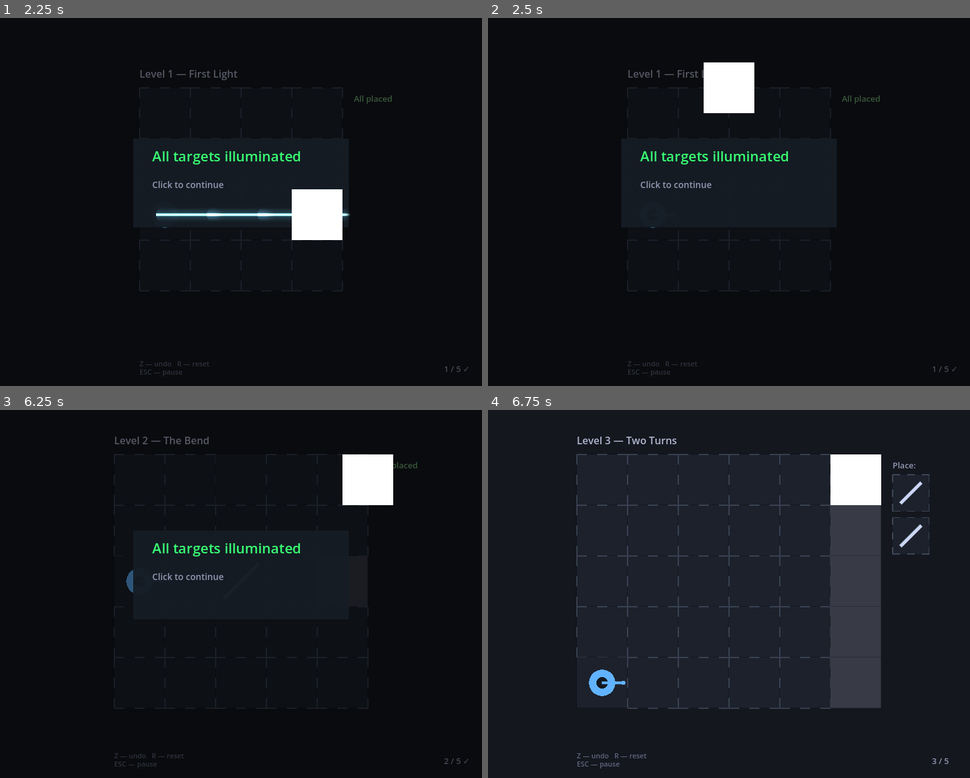
Above: before the commit, frames 1-4 (two rows, left to right).
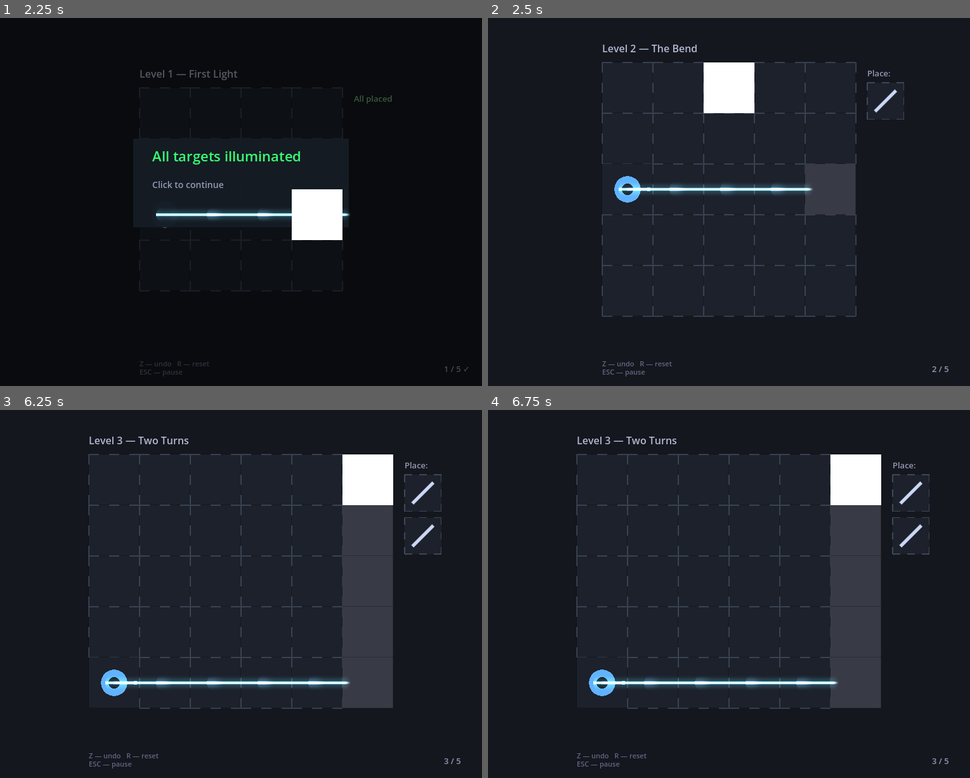
Above: after the commit, the same moments.

Repository: clusterrace/first-puzzle-game
Game: Godot game, scene res://scenes/Game.tscn
Same seed, same stepped clock (60 frames per second), same inputs: the game is played once before the commit and once after it. This scene is started directly instead of the project's main scene. Sound files missing from this copy of the repository are replaced by a short silence.
Inputs (mouse positions are in pixels of both pictures, inside the frame that each line leads up to):
- Up to frame 1 (2.25 s): tap Enter at 0.5, 2 s; move the mouse to (347, 183) at 0.52 s; hold Up 0.53-1.28 s; tap Z at 0.6, 2.1 s; click (347, 183) at 0.67 s; tap Space at 1.25 s; move the mouse to (144, 220) at 1.27 s; hold Down 1.28-2.03 s; tap R at 1.35 s; click (144, 220) at 1.42 s; move the mouse to (289, 121) at 2.02 s; hold Up from 2.03 s (still down); click (289, 121) at 2.17 s
- Up to frame 2 (2.5 s): keep holding Up
- Up to frame 3 (6.25 s): tap Space at 2.75, 4.25 s; move the mouse to (216, 667) at 2.77 s; tap R at 2.85, 4.35, 5.85 s; click (216, 667) at 2.92 s; tap Enter at 3.5 s; move the mouse to (385, 649) at 3.52 s; release Up at 3.53 s; hold Down 3.53-5.78 s; tap Z at 3.6, 5.1 s; click (385, 649) at 3.67 s; move the mouse to (96, 538) at 4.27 s; click (96, 538) at 4.42 s; move the mouse to (265, 594) at 5.02 s; click (265, 594) at 5.17 s; move the mouse to (168, 502) at 5.77 s; hold Up from 5.78 s (still down); click (168, 502) at 5.92 s
- Up to frame 4 (6.75 s): keep holding Up; move the mouse to (835, 575) at 6.52 s; tap Z at 6.6 s; click (835, 575) at 6.67 s

Frame 1 is identical in both runs. In frame 2, 16% of the frame differs, in the area x 23-98%, y 7-98%; in frame 3, 15%; in frame 4, 1.3%.
Error before the commit: Invalid call. Nonexistent function 'set_avoid_targets' in base 'Node2D (TargetRenderer.gd)'. (res://scripts/Game.gd:196)

Commit message:
KAMA-33: Add must-not-light target variant (TARGET_AVOID, E10)
- GridEnums: TARGET_AVOID = 4 enum value (level JSON tile value 4)
- GridState: get_all_targets returns both TARGET and TARGET_AVOID;
  set_target_lit / clear_all_lit handle both tile types
- RayPropagation: propagate_ray lights TARGET_AVOID on hit (ray continues);
  check_win requires regular targets lit AND all avoid targets unlit (E10)
- TargetRenderer: set_avoid_targets() creates nodes with teal-unlit/red-lit
  color scheme via existing shader color uniforms
- LevelData: doc updated (tile value 4 = TARGET_AVOID)
- levels/level_06.json: demonstration level with one avoid and one regular target
- TestRayPropagation: 6 new avoid-target test cases; MockGrid.set_tile registers
  TARGET_AVOID in lit dict

Existing levels 1-5 are fully backward-compatible (value 3 is still TARGET).

Co-Authored-By: Paperclip <noreply@paperclip.ing>

Diff:
--- /dev/null
+++ b/levels/level_06.json
@@ -0,0 +1,17 @@
+{
+  "version": 1,
+  "title": "Level 6 \u2014 Danger Zone",
+  "rows": 5,
+  "cols": 6,
+  "grid": [
+    [2, 2, 2, 2, 2, 2],
+    [2, 2, 2, 2, 2, 2],
+    [2, 2, 4, 2, 3, 2],
+    [2, 2, 2, 2, 2, 2],
+    [2, 2, 2, 2, 2, 2]
+  ],
+  "fixed_pieces": [
+    { "row": 2, "col": 0, "piece_type": 1, "direction": 1 }
+  ],
+  "player_inventory": [2, 2]
+}
--- a/scripts/RayPropagation.gd
+++ b/scripts/RayPropagation.gd
@@ -30,7 +30,8 @@
 #       Includes both fixed and player-placed observers.
 #
 #   get_all_targets() -> Array
-#       Returns Array of Vector2i(row, col) positions of every TARGET tile.
+#       Returns Array of Vector2i(row, col) positions of every TARGET and
+#       TARGET_AVOID tile. Use get_tile_type() to distinguish the two kinds.
 #
 #   set_target_lit(pos: Vector2i, lit: bool) -> void
 #       Marks the target at pos as lit or unlit. Must be idempotent.
@@ -109,9 +110,11 @@
 			dir = reflect(dir, piece_type)
 			# Do NOT break — ray continues in the reflected direction.
 
-		elif tile_type == GridEnums.TileType.TARGET:
+		elif tile_type == GridEnums.TileType.TARGET \
+				or tile_type == GridEnums.TileType.TARGET_AVOID:
 			grid.set_target_lit(current, true)
-			# Do NOT break — ray passes through target tiles (E1).
+			# Do NOT break — ray passes through all target tiles (E1, E10).
+			# TARGET_AVOID being lit blocks the win condition (checked in check_win).
 
 		# EMPTY, SLOT with NONE piece, SLOT with OBSERVER piece: pass through (E9).
 
@@ -122,17 +125,28 @@
 
 # ── Section 4.3 — Win Condition Check ────────────────────────────────────────
 
-## Returns true when every target on the grid is simultaneously lit.
-## Returns false immediately when any target is unlit, or when no targets exist.
-## A grid with no targets cannot be won (returns false per spec rule 3.6).
+## Returns true when the win condition is satisfied:
+##   - At least one TARGET (regular) tile exists.
+##   - Every TARGET tile is lit.
+##   - Every TARGET_AVOID tile is unlit (E10).
+##
+## Returns false when no regular targets exist, any regular target is unlit,
+## or any avoid target has been lit.
 static func check_win(grid: Object) -> bool:
 	var targets: Array = grid.get_all_targets()
 	if targets.is_empty():
 		return false
+	var has_regular: bool = false
 	for pos: Vector2i in targets:
-		if not grid.is_target_lit(pos):
-			return false
-	return true
+		var tile_type: int = grid.get_tile_type(pos)
+		if tile_type == GridEnums.TileType.TARGET:
+			has_regular = true
+			if not grid.is_target_lit(pos):
+				return false  # Regular target not yet lit.
+		elif tile_type == GridEnums.TileType.TARGET_AVOID:
+			if grid.is_target_lit(pos):
+				return false  # Avoid target was hit — win blocked (E10).
+	return has_regular
 
 
 # ── Section 4.4 — Full State Recalculation ───────────────────────────────────
--- a/scripts/TargetRenderer.gd
+++ b/scripts/TargetRenderer.gd
@@ -29,6 +29,11 @@
 # Map from grid cell (Vector2i row,col) → { rect: ColorRect, mat: ShaderMaterial }
 var _targets : Dictionary = {}
 
+# ── Avoid-target colors (TARGET_AVOID — E10) ─────────────────────────────────
+# Unlit = teal (safe), Lit = red (ray hit — win blocked).
+const _AVOID_COLOR_UNLIT := Color(0.10, 0.55, 0.60, 1.0)  # teal diamond
+const _AVOID_COLOR_LIT   := Color(0.95, 0.15, 0.15, 1.0)  # danger red
+
 
 # ── Lifecycle ─────────────────────────────────────────────────────────────────
 
@@ -41,12 +46,20 @@
 
 # ── Public API ────────────────────────────────────────────────────────────────
 
-## Rebuild target visuals from a list of grid cells.
+## Rebuild regular target visuals from a list of grid cells.
 ## target_cells: Array[Vector2i] where .x = row, .y = col  (matches Game.gd convention)
+## Call set_avoid_targets() separately for TARGET_AVOID cells.
 func set_targets(target_cells: Array) -> void:
 	clear()
 	for cell: Vector2i in target_cells:
 		_create_target_node(cell)
+
+
+## Register TARGET_AVOID cells (E10) with a distinct teal/red color scheme.
+## Must be called after set_targets() (which calls clear() internally).
+func set_avoid_targets(avoid_cells: Array) -> void:
+	for cell: Vector2i in avoid_cells:
+		_create_avoid_target_node(cell)
 
 
 ## Update the lit state of one target.  Safe to call with non-target cells.
@@ -95,3 +108,28 @@
 	add_child(rect)
 
 	_targets[cell] = {"rect": rect, "mat": mat}
+
+
+## Create a TARGET_AVOID node (E10). Same shader, different color uniforms:
+##   unlit = teal (safe / must-stay-unlit), lit = danger red (ray struck it).
+func _create_avoid_target_node(cell: Vector2i) -> void:
+	var r   := cell.x
+	var c   := cell.y
+	var pos := Vector2(_pad_x + c * _cell_size, _pad_y + r * _cell_size)
+
+	var mat := ShaderMaterial.new()
+	mat.shader = load(_SHADER_PATH)
+	mat.set_shader_parameter("lit",           0.0)
+	mat.set_shader_parameter("win_pulse",     0.0)
+	mat.set_shader_parameter("color_unlit",   _AVOID_COLOR_UNLIT)
+	mat.set_shader_parameter("color_lit",     _AVOID_COLOR_LIT)
+
+	var rect := ColorRect.new()
+	rect.position     = pos
+	rect.size         = Vector2(_cell_size, _cell_size)
+	rect.color        = Color.WHITE
+	rect.material     = mat
+	rect.mouse_filter = Control.MOUSE_FILTER_IGNORE
+	add_child(rect)
+
+	_targets[cell] = {"rect": rect, "mat": mat}
--- a/scripts/grid/GridEnums.gd
+++ b/scripts/grid/GridEnums.gd
@@ -6,11 +6,14 @@
 ## Base classification of a grid cell — fixed at level-authoring time and never
 ## changed at runtime. Determines what can occupy the cell and how rays interact.
 enum TileType {
-	EMPTY  = 0,  ## Passable open cell; not placeable, does not block rays.
-	WALL   = 1,  ## Impassable; terminates sight rays. Cannot be placed on.
-	SLOT   = 2,  ## Player-placeable slot; may hold a fixed or player piece.
-	TARGET = 3,  ## Must be hit by a sight ray to satisfy the win condition.
-	             ## Rays pass through; cannot be placed on.
+	EMPTY         = 0,  ## Passable open cell; not placeable, does not block rays.
+	WALL          = 1,  ## Impassable; terminates sight rays. Cannot be placed on.
+	SLOT          = 2,  ## Player-placeable slot; may hold a fixed or player piece.
+	TARGET        = 3,  ## Must be hit by a sight ray to satisfy the win condition.
+	                    ## Rays pass through; cannot be placed on.
+	TARGET_AVOID  = 4,  ## Must NOT be hit by a sight ray (E10). Rays that hit this
+	                    ## tile mark it lit — which blocks the win condition. Rays
+	                    ## pass through; cannot be placed on. Level JSON value: 4.
 }
 
 
--- a/scripts/grid/GridState.gd
+++ b/scripts/grid/GridState.gd
@@ -141,12 +141,14 @@
 		and cell.piece_type == GridEnums.PieceType.NONE)
 
 
-## Returns positions (Vector2i(row, col)) of every TARGET tile in the grid.
+## Returns positions (Vector2i(row, col)) of every TARGET and TARGET_AVOID tile
+## in the grid. Use get_tile_type() on each result to distinguish the two kinds.
 func get_all_targets() -> Array[Vector2i]:
 	var result: Array[Vector2i] = []
 	for r: int in range(rows):
 		for c: int in range(cols):
-			if _get_cell(r, c).tile_type == GridEnums.TileType.TARGET:
+			var t: GridEnums.TileType = _get_cell(r, c).tile_type
+			if t == GridEnums.TileType.TARGET or t == GridEnums.TileType.TARGET_AVOID:
 				result.append(Vector2i(r, c))
 	return result
 
@@ -210,7 +212,7 @@
 	return true
 
 
-## Updates the lit state of a TARGET tile at [param pos].
+## Updates the lit state of a TARGET or TARGET_AVOID tile at [param pos].
 ## Called by the ray-tracing system (S2) after recomputing rays.
 ## Does NOT emit state_changed (to avoid re-entrant signal loops).
 ## Satisfies the RayPropagation grid interface (set_target_lit(pos: Vector2i, lit: bool)).
@@ -218,17 +220,19 @@
 	if not is_in_bounds(pos):
 		return
 	var cell: Cell = _get_cell(pos.x, pos.y)
-	if cell.tile_type != GridEnums.TileType.TARGET:
+	if cell.tile_type != GridEnums.TileType.TARGET \
+			and cell.tile_type != GridEnums.TileType.TARGET_AVOID:
 		return
 	cell.is_lit = lit
 
 
-## Clears the lit state on all TARGET tiles. Call before recomputing rays.
+## Clears the lit state on all TARGET and TARGET_AVOID tiles. Call before recomputing rays.
 func clear_all_lit() -> void:
 	for r: int in range(rows):
 		for c: int in range(cols):
 			var cell: Cell = _get_cell(r, c)
-			if cell.tile_type == GridEnums.TileType.TARGET:
+			if cell.tile_type == GridEnums.TileType.TARGET \
+					or cell.tile_type == GridEnums.TileType.TARGET_AVOID:
 				cell.is_lit = false
 
 
--- a/scripts/grid/LevelData.gd
+++ b/scripts/grid/LevelData.gd
@@ -20,9 +20,10 @@
 ##   "player_inventory": [1, 2]
 ## }
 ##
-## TileType values:  0=EMPTY  1=WALL  2=SLOT  3=TARGET
+## TileType values:  0=EMPTY  1=WALL  2=SLOT  3=TARGET  4=TARGET_AVOID (E10)
 ## PieceType values: 0=NONE   1=OBSERVER  2=MIRROR_FWDSLASH  3=MIRROR_BKSLASH
 ## Direction values: 0=NORTH  1=EAST  2=SOUTH  3=WEST
+## TARGET_AVOID (4): must-not-light cell — ray hits mark it lit, blocking win.
 
 
 const SUPPORTED_VERSION: int = 1
--- a/tests/TestRayPropagation.gd
+++ b/tests/TestRayPropagation.gd
@@ -93,6 +93,24 @@
 	suite("check_win() — one target unlit = no win")
 	test_check_win_partial()
 
+	suite("propagate_ray() — E10: ray lights avoid target and continues")
+	test_ray_lights_avoid_target()
+
+	suite("check_win() — E10: avoid target lit blocks win")
+	test_check_win_avoid_target_lit_blocks()
+
+	suite("check_win() — E10: avoid target unlit, regular lit = win")
+	test_check_win_avoid_target_unlit_passes()
+
+	suite("check_win() — E10: only avoid targets, no regular = no win")
+	test_check_win_only_avoid_targets()
+
+	suite("recalculate() — E10: avoid target in ray path blocks win")
+	test_recalculate_avoid_target_blocks_win()
+
+	suite("recalculate() — E10: avoid target not in ray path, regular lit = win")
+	test_recalculate_avoid_target_not_hit_win()
+
 	_print_summary()
 	quit(1 if _fail_count > 0 else 0)
 
@@ -391,6 +409,82 @@
 	g.set_target_lit(Vector2i(0, 1), true)
 	# (2,1) stays unlit
 	expect_false(RayPropagation.check_win(g), "no win when one target is unlit")
+
+
+# ── TARGET_AVOID (E10) tests ──────────────────────────────────────────────────
+
+func test_ray_lights_avoid_target() -> void:
+	# E10: ray travels EAST, hits TARGET_AVOID at (0,2), continues to wall at (0,4).
+	# The avoid target must be marked lit and the ray must pass through it.
+	var g := MockGrid.new(1, 5)
+	g.set_piece(0, 0, GridEnums.PieceType.OBSERVER, GridEnums.Direction.EAST)
+	g.set_tile(0, 2, GridEnums.TileType.TARGET_AVOID)
+	g.set_tile(0, 4, GridEnums.TileType.WALL)
+
+	var path: Array = RayPropagation.propagate_ray(g, Vector2i(0, 0), GridEnums.Direction.EAST)
+
+	expect_eq(path.size(), 4, "E10: ray continues past avoid target, stops at wall")
+	expect_true(g.is_target_lit(Vector2i(0, 2)), "E10: avoid target (0,2) is lit by ray")
+	expect_true(path.has(Vector2i(0, 4)),         "E10: wall (0,4) is terminal tile")
+
+
+func test_check_win_avoid_target_lit_blocks() -> void:
+	# Regular target lit + avoid target also lit → no win.
+	var g := MockGrid.new(3, 3)
+	g.set_tile(0, 1, GridEnums.TileType.TARGET)
+	g.set_tile(2, 1, GridEnums.TileType.TARGET_AVOID)
+	g.set_target_lit(Vector2i(0, 1), true)   # regular — lit (good)
+	g.set_target_lit(Vector2i(2, 1), true)   # avoid   — lit (bad)
+	expect_false(RayPropagation.check_win(g), "E10: avoid target lit blocks win")
+
+
+func test_check_win_avoid_target_unlit_passes() -> void:
+	# Regular target lit + avoid target unlit → win.
+	var g := MockGrid.new(3, 3)
+	g.set_tile(0, 1, GridEnums.TileType.TARGET)
+	g.set_tile(2, 1, GridEnums.TileType.TARGET_AVOID)
+	g.set_target_lit(Vector2i(0, 1), true)   # regular — lit (good)
+	# avoid target stays unlit (good)
+	expect_true(RayPropagation.check_win(g), "E10: avoid target unlit + regular lit = win")
+
+
+func test_check_win_only_avoid_targets() -> void:
+	# Grid with only avoid targets (no regular targets) — never a win.
+	var g := MockGrid.new(3, 3)
+	g.set_tile(1, 1, GridEnums.TileType.TARGET_AVOID)
+	# avoid target unlit
+	expect_false(RayPropagation.check_win(g), "E10: only avoid targets = no win")
+
+
+func test_recalculate_avoid_target_blocks_win() -> void:
+	# OBS at (0,0) EAST. Regular TARGET at (0,2). AVOID_TARGET at (0,4). No wall.
+	# Ray hits both → avoid target lit → win = false even though regular target is lit.
+	var g := MockGrid.new(1, 6)
+	g.set_piece(0, 0, GridEnums.PieceType.OBSERVER, GridEnums.Direction.EAST)
+	g.set_tile(0, 2, GridEnums.TileType.TARGET)
+	g.set_tile(0, 4, GridEnums.TileType.TARGET_AVOID)
+
+	var result: Dictionary = RayPropagation.recalculate(g)
+
+	expect_true(g.is_target_lit(Vector2i(0, 2)),  "regular target (0,2) is lit")
+	expect_true(g.is_target_lit(Vector2i(0, 4)),  "avoid target (0,4) is lit (bad)")
+	expect_false(result["win"], "E10: win=false when avoid target is hit")
+
+
+func test_recalculate_avoid_target_not_hit_win() -> void:
+	# OBS at (0,0) EAST. WALL at (0,3). Regular TARGET at (0,2). AVOID_TARGET at (0,5).
+	# Ray is stopped by wall before reaching avoid target.
+	var g := MockGrid.new(1, 6)
+	g.set_piece(0, 0, GridEnums.PieceType.OBSERVER, GridEnums.Direction.EAST)
+	g.set_tile(0, 2, GridEnums.TileType.TARGET)
+	g.set_tile(0, 3, GridEnums.TileType.WALL)
+	g.set_tile(0, 5, GridEnums.TileType.TARGET_AVOID)
+
+	var result: Dictionary = RayPropagation.recalculate(g)
+
+	expect_true(g.is_target_lit(Vector2i(0, 2)),   "regular target (0,2) is lit")
+	expect_false(g.is_target_lit(Vector2i(0, 5)),  "avoid target (0,5) remains unlit")
+	expect_true(result["win"], "E10: win=true when avoid target is not hit")
 
 
 # ── Assertion helpers ─────────────────────────────────────────────────────────
@@ -480,11 +574,12 @@
 			_piece_dir.append(dir_row)
 
 	## Set base tile type for cell (row, col).
-	## Automatically registers TARGET cells in the lit-state dict.
+	## Automatically registers TARGET and TARGET_AVOID cells in the lit-state dict.
 	func set_tile(row: int, col: int, tile_type: int) -> void:
 		_tile_grid[row][col] = tile_type
 		var pos := Vector2i(row, col)
-		if tile_type == GridEnums.TileType.TARGET:
+		if tile_type == GridEnums.TileType.TARGET \
+				or tile_type == GridEnums.TileType.TARGET_AVOID:
 			_target_lit[pos] = false
 		elif _target_lit.has(pos):
 			_target_lit.erase(pos)
